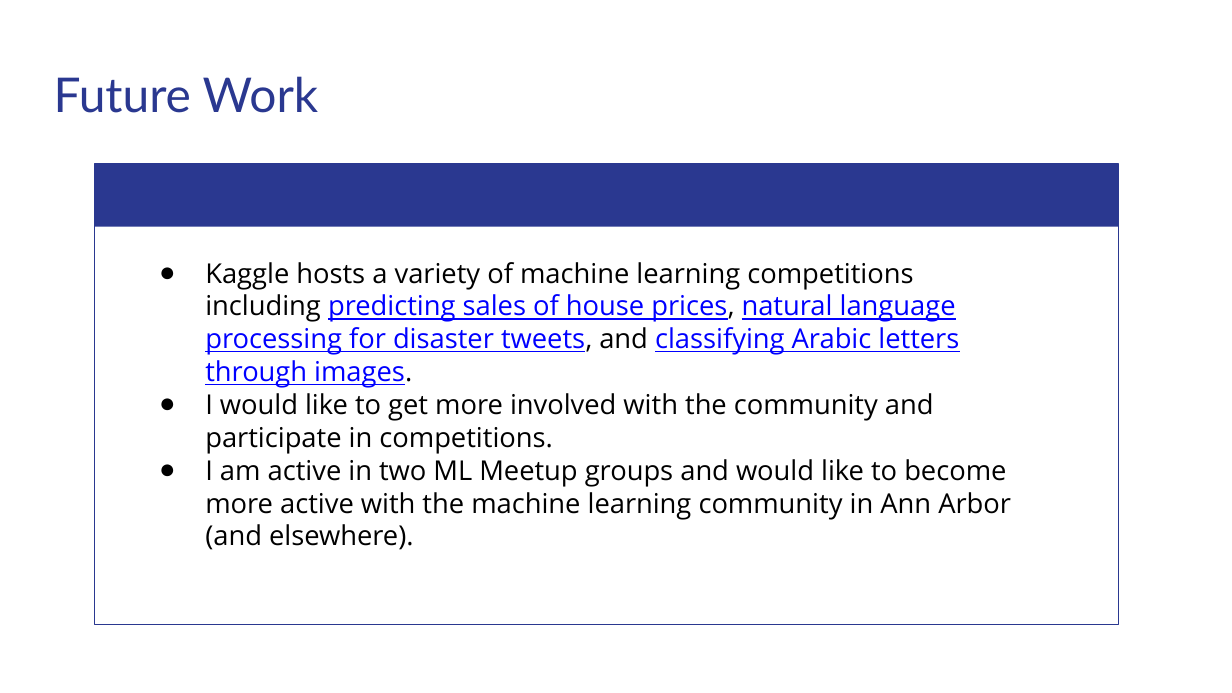
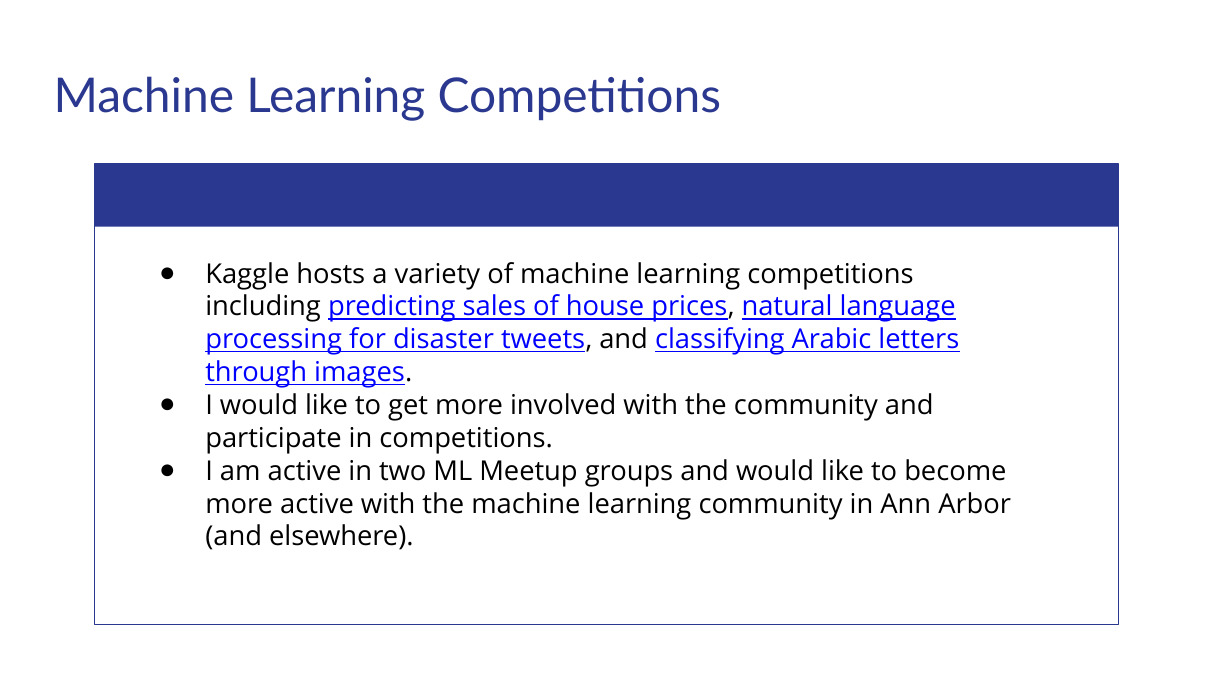
Before and after one commit to matthewshawnkehoe/Data-Science-Projects, a slide deck: slide 29 of Capstone Projects/Capstone_Two_Supervised_ML/Predicting_Temperature_Change.pptx (slide 27 before the commit). Drawn at 1232x693 pixels with LibreOffice and Linux fonts; fonts in the diff are those of the drawing. Boxes give left, top, right and bottom in pixels: in the first picture for what was removed or moved away, otherwise in the second. Text is boxed around its words. In the diff, an @@ line names an element or a change of style, - is before the commit and + after.

```diff
--- a/Capstone Projects/Capstone_Two_Supervised_ML/Predicting_Temperature_Change.pptx
+++ b/Capstone Projects/Capstone_Two_Supervised_ML/Predicting_Temperature_Change.pptx
@@ title at <box>54,76,722,121</box>: text changed @@
-Future Work
+Machine Learning Competitions
```
Also in this commit, not shown: 3 other slides changed, 3 slides added, 1 slide removed.
